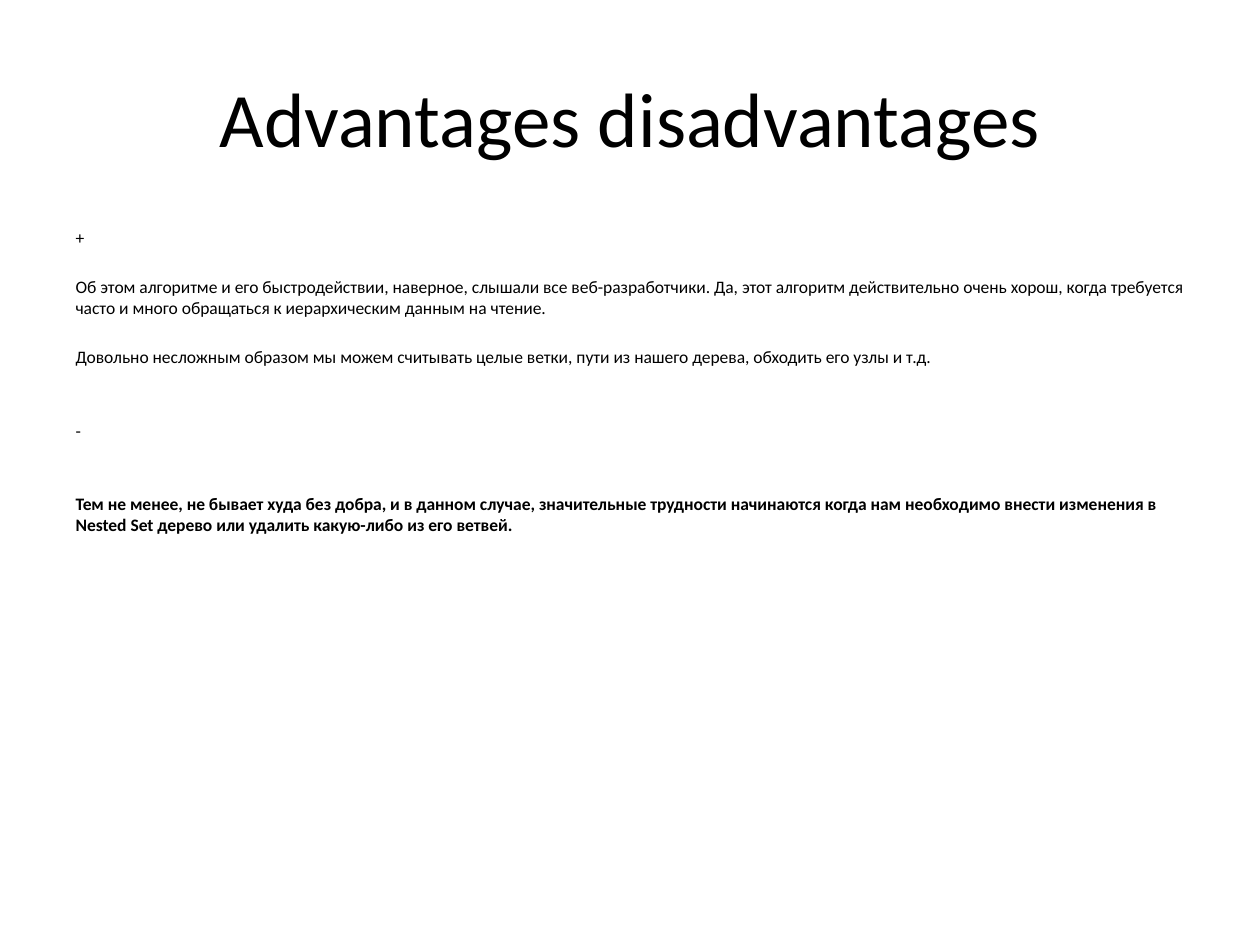
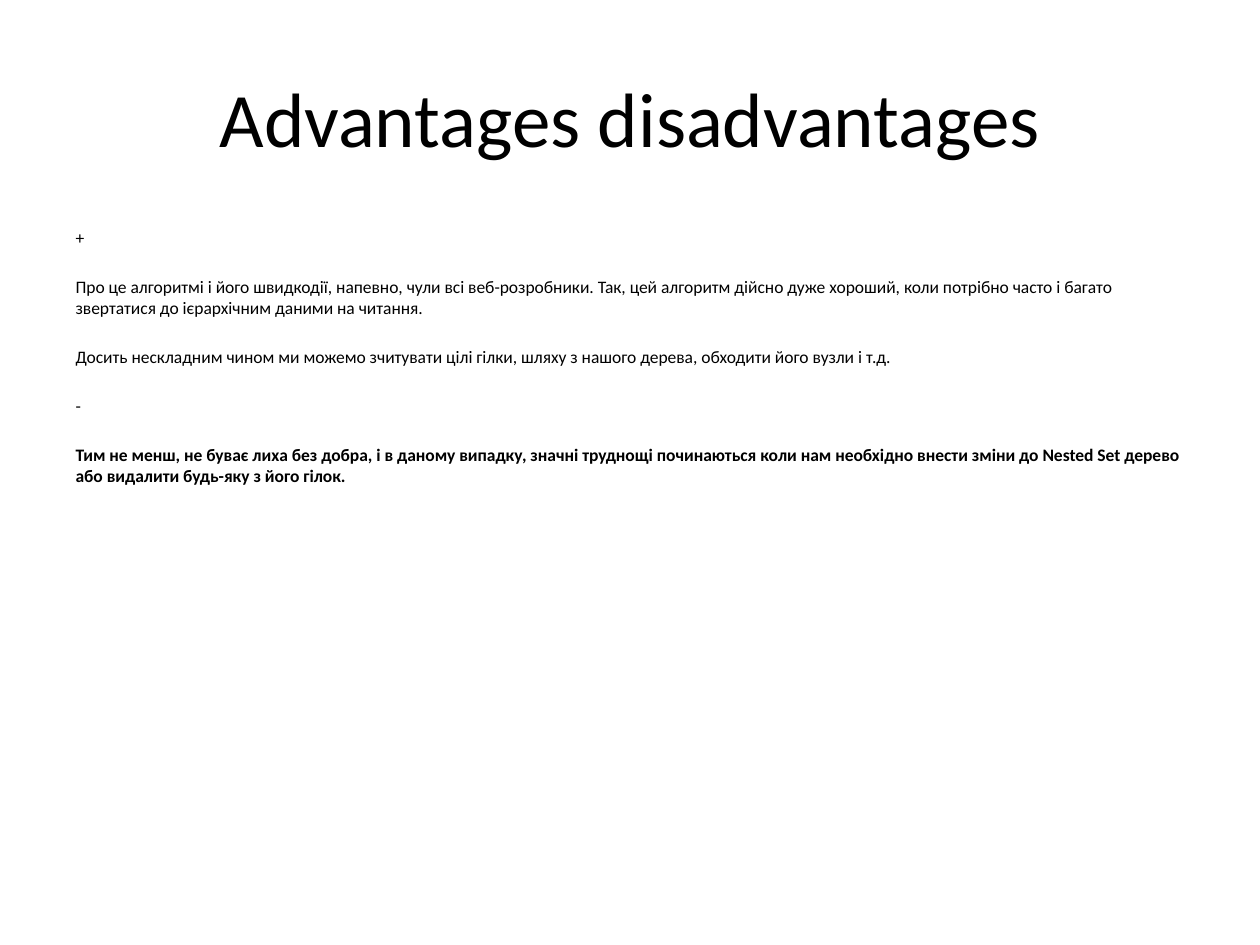
Before and after one commit to yuriy-yakubskiy/hierarchical-data-structures, a slide deck: slide 3 of PresentationTree.pptx. Drawn at 1260x945 pixels with LibreOffice and Linux fonts; fonts in the diff are those of the drawing. Boxes give left, top, right and bottom in pixels: in the first picture for what was removed or moved away, otherwise in the second. Text is boxed around its words. In the diff, an @@ line names an element or a change of style, - is before the commit and + after.

```diff
--- a/PresentationTree.pptx
+++ b/PresentationTree.pptx
@@ text at bbox=[76, 281, 1112, 366]: text changed @@
-Об этом алгоритме и его быстродействии, наверное, слышали все веб-разработчики. Да, этот алгоритм действительно очень хорош, когда требуется часто и много обращаться к иерархическим данным на чтение.
-Довольно несложным образом мы можем считывать целые ветки, пути из нашего дерева, обходить его узлы и т.д.
+Про це алгоритмі і його швидкодії, напевно, чули всі веб-розробники. Так, цей алгоритм дійсно дуже хороший, коли потрібно часто і багато звертатися до ієрархічним даними на читання.
+Досить нескладним чином ми можемо зчитувати цілі гілки, шляху з нашого дерева, обходити його вузли і т.д.
@@ text at bbox=[76, 448, 1179, 485]: text changed @@
-Тем не менее, не бывает худа без добра, и в данном случае, значительные трудности начинаются когда нам необходимо внести изменения в Nested Set дерево или удалить какую-либо из его ветвей.
+Тим не менш, не буває лиха без добра, і в даному випадку, значні труднощі починаються коли нам необхідно внести зміни до Nested Set дерево або видалити будь-яку з його гілок.
```
Also in this commit, not shown: 2 other slides changed, 1 slide added.
